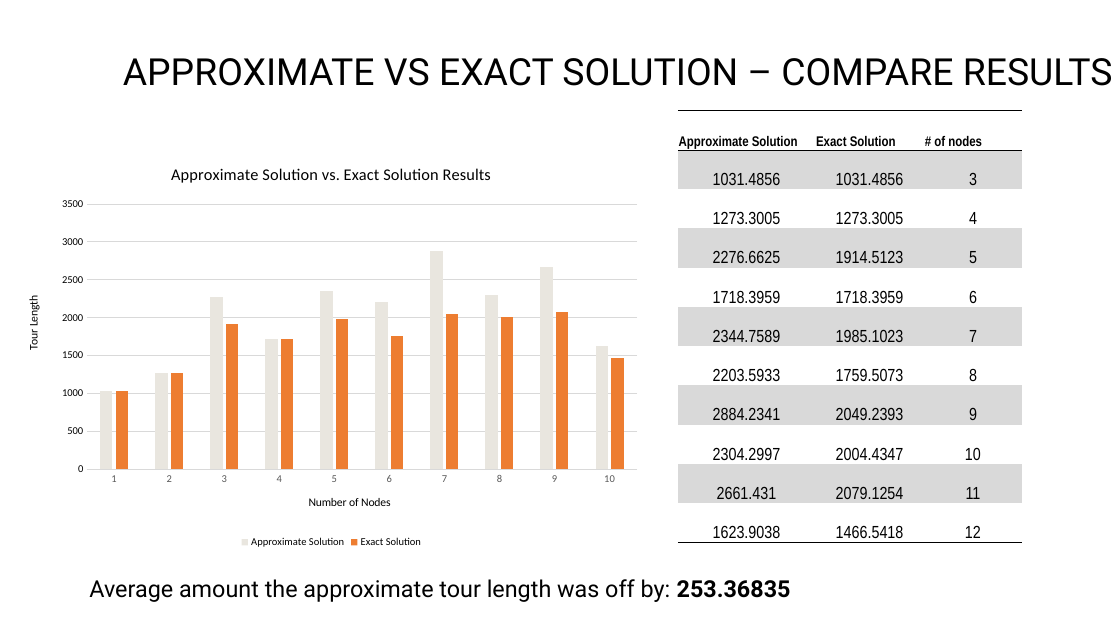
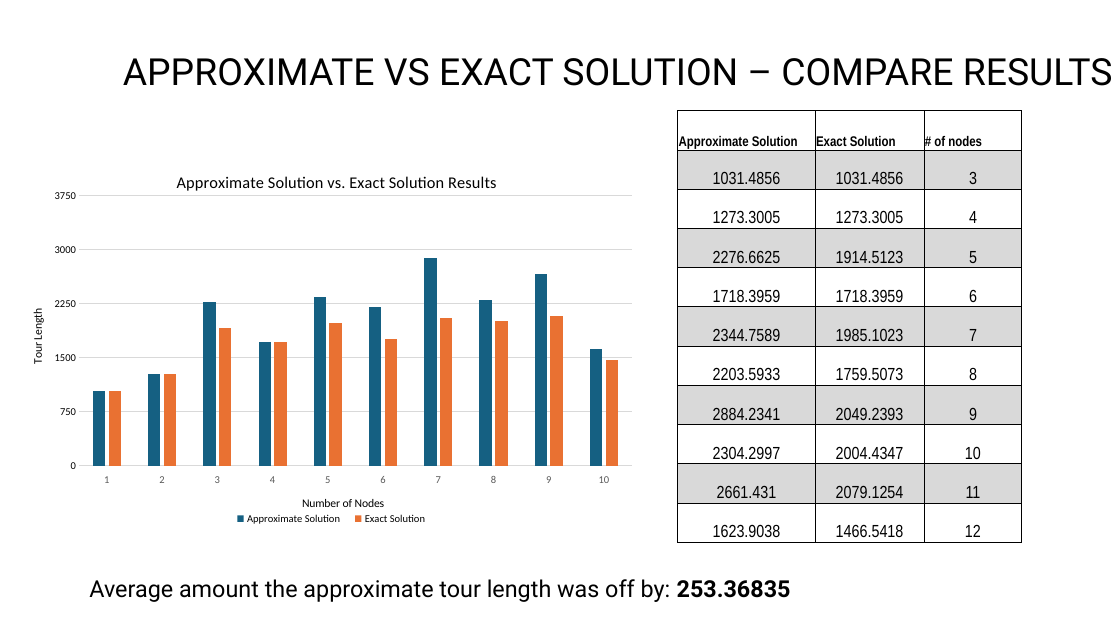
Before and after one commit to PictureOfGray/CS412-Team-NAME, a slide deck: slide 16 of presentations/problem_presentation.pptx. Drawn at 1120x630 pixels with LibreOffice and Linux fonts; fonts in the diff are those of the drawing; background and template pictures are left out. Boxes give left, top, right and bottom in pixels: in the first picture for what was removed or moved away, otherwise in the second. Text is boxed around its words. In the diff, an @@ line names an element or a change of style, - is before the commit and + after.

Commit message:
small change to exact slides

```diff
--- a/presentations/problem_presentation.pptx
+++ b/presentations/problem_presentation.pptx
@@ table: place and size @@
-table at [678, 111, 1023, 547]
+table at [678, 111, 1023, 543]
@@ column chart at [28, 168, 634, 532] @@
@@ title "Approximate Solution vs. Exact Solution Results " to "Approximate Solution vs. Exact Solution Results" @@
@@ colour of Approximate Solution #E9E6DF to #156082 @@
@@ colour of Exact Solution #ED7D31 to #E97132 @@
@@ category axis title "Number of Nodes " to "Number of Nodes" @@
@@ value axis title " Tour Length " to " Tour Length" @@
@@ legend changed @@
@@ category axis changed @@
@@ value axis changed @@
@@ plot area changed @@
@@ column chart: place and size @@
-column chart at [13, 147, 649, 552]
+column chart at [28, 168, 634, 532]
```
Also in this commit, not shown: 14 other slides changed.
